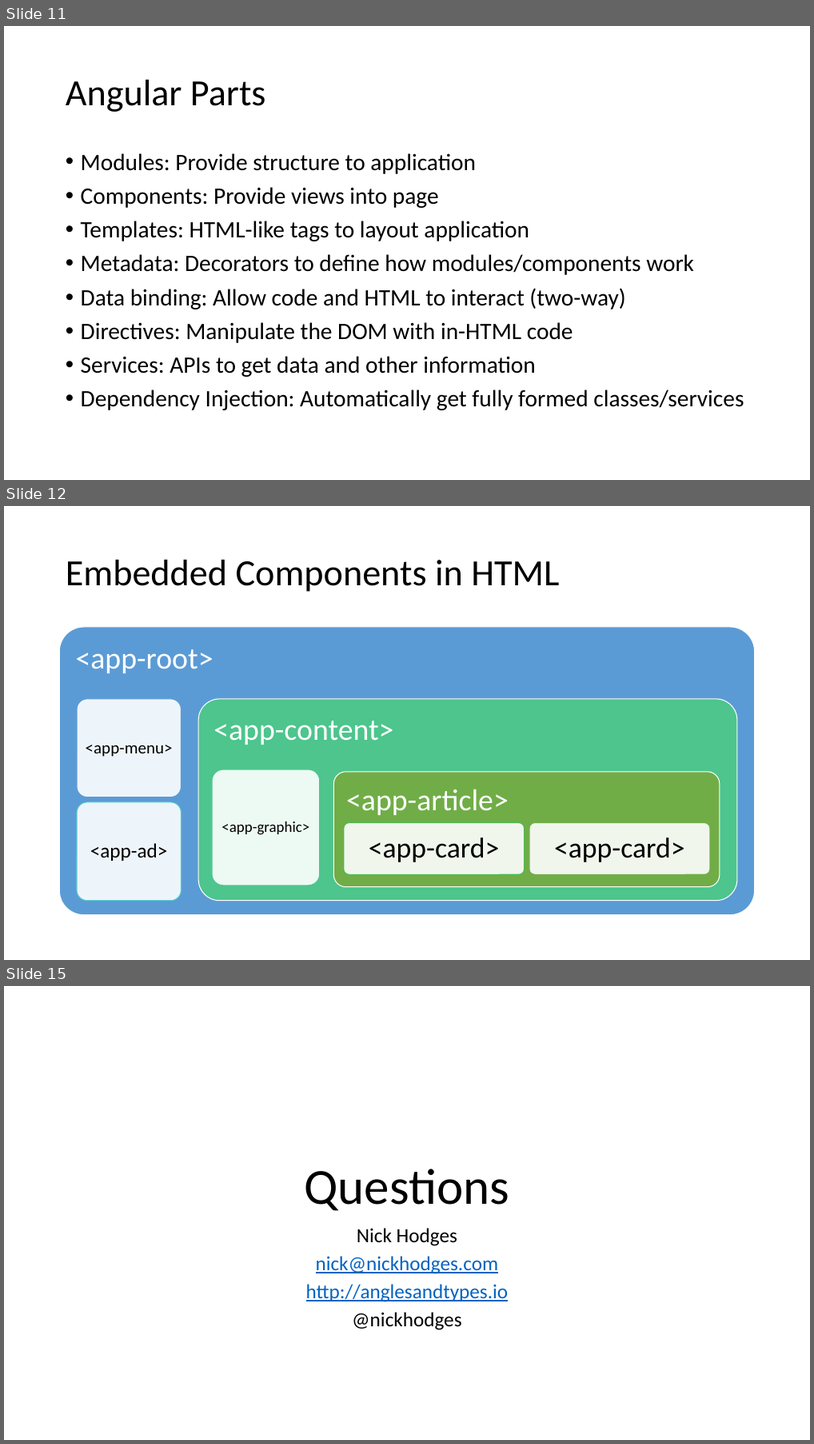
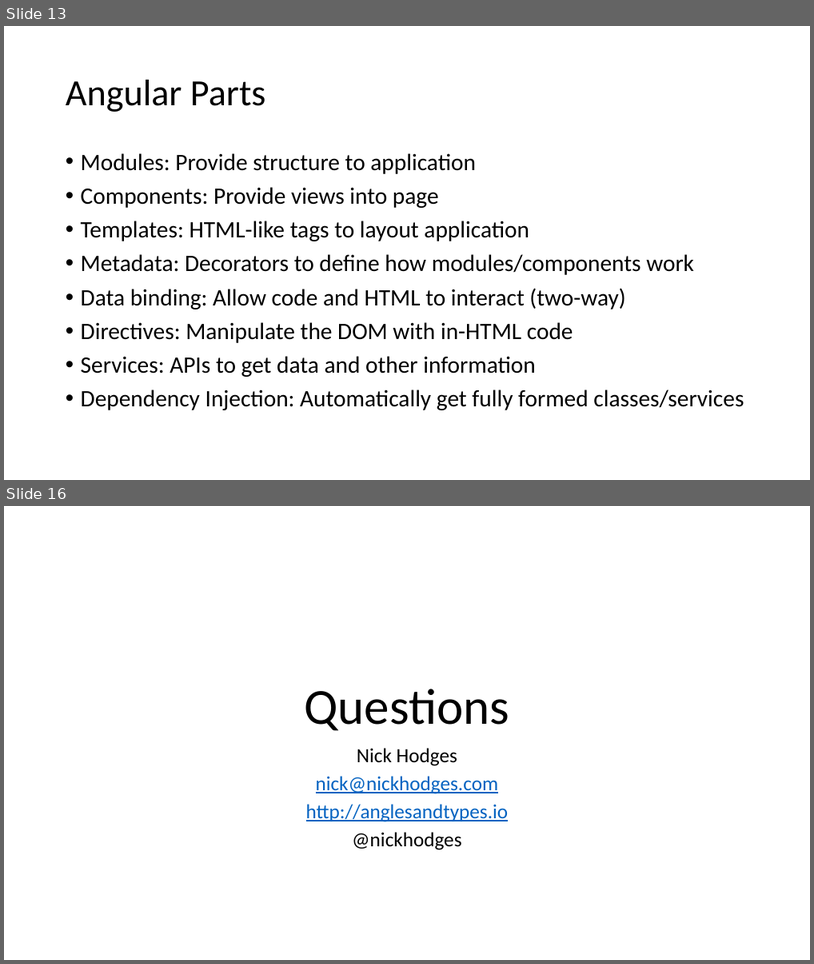
Before and after one commit to TechBash/TechBash2018, a slide deck: AngularForRankBeginners/Angular for Rank Beginners.pptx. Shown one above the other, each under a label of ours: slides 11, 12 and 15 before the commit, slides 13 and 16 after it; the slides between them are not shown. The pictures are 814x1444 and 814x964 pixels, drawn with LibreOffice and Linux fonts; fonts in the diff are those of the drawing. Boxes give left, top, right and bottom in pixels: in the first picture for what was removed or moved away, otherwise in the second. Text is boxed around its words. In the diff, an @@ line names an element or a change of style, - is before the commit and + after.

```diff
--- a/AngularForRankBeginners/Angular for Rank Beginners.pptx
+++ b/AngularForRankBeginners/Angular for Rank Beginners.pptx
@@ slide 12 removed at box(4, 506, 810, 960), background #FFFFFF @@
@@ title removed at box(66, 560, 559, 592) @@
-Embedded Components in HTML
@@ group removed at box(60, 627, 755, 915): 8 rounded rectangles, 8 texts @@
-<app-root>
-<app-menu>
-<app-ad>
-<app-content>
-<app-graphic>
-<app-article>
-<app-card>
-<app-card>
@@ what was slide 11 is now slide 13 @@
@@ what was slide 15 is now slide 16 @@
```
Also in this commit, not shown: 1 slide changed, 3 slides added, 1 other slide removed.
